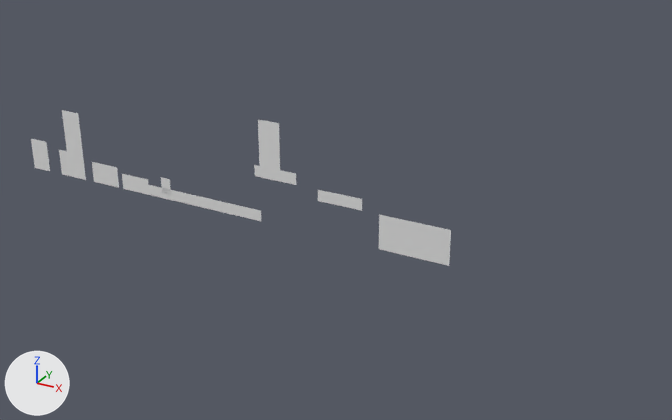
A saved change to the OBJ model Assets/Tiled2Unity/Meshes/Hill_Diff_1_Block_1.obj.
The view is the same before and after, from a camera (50 mm lens) standing at (23.0, -59.7, 20.4) and looking at (-10.4, 1.0, -9.9). The axes (+X, +Y, +Z) are drawn at lower left. The lights are the same throughout. Where no turn or scale is listed for an object, it has been applied to the vertices.

The first picture shows 'Hill_Diff_1_Block_1'.
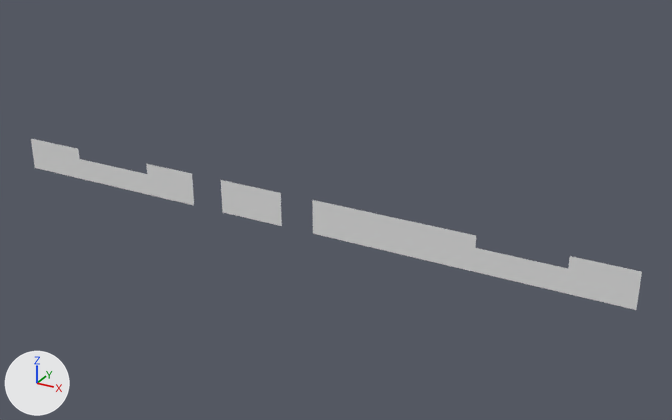
The newer file is also turned or shifted as a whole; pictures and numbers use the older file's frame.

The change, as a diff of the scene's bpy script:
```diff
--- a/Assets/Tiled2Unity/Meshes/Hill_Diff_1_Block_1.obj.py
+++ b/Assets/Tiled2Unity/Meshes/Hill_Diff_1_Block_1.obj.py
@@ me_hill_diff_1_block_1 @@
 # used by ob_hill_diff_1_block_1; location = (0.0, 0.0, 0.0)
-me_hill_diff_1_block_1.from_pydata(...)  # 363 vertices, 251 faces; spans x -43.0..0.0, y 0.0, z -12.0..-3.0
+me_hill_diff_1_block_1.from_pydata(...)  # 679 vertices, 552 faces; spans x -43.0..14.0, y 0.0, z -12.0..-9.0
+# me_hill_diff_1_block_1 part 1: the loose piece of 29 vertices spanning x -17.5..-13.5, y 0.0, z -8.0..-3.0 is deleted
+# me_hill_diff_1_block_1 part 2: 14 vertices moved from x -23.5..-7.5, y 0.0, z -11.5..-8.5 to x -24.5..-7.0, y 0.0, z -10.5..-9.0; 22 vertices removed from x -38.5..-7.5, y 0.0, z -12.0..-5.5; 197 vertices added at x -40.5..-6.5, y 0.0, z -12.0..-9.0
+# me_hill_diff_1_block_1 part 3: 170 vertices added at x 0.5..14.0, y 0.0, z -12.0..-9.0
```

Boxes (x1, y1, x2, y2) around the edits, measured in the pictures (672 x 420 px):
'Hill_Diff_1_Block_1', reshaped (45% wider, 10% taller)
    before: (31, 110, 451, 266)
    after: (31, 139, 642, 310)
part 1 of me_hill_diff_1_block_1, deleted
    before: (254, 120, 296, 185)
part 2 of me_hill_diff_1_block_1, built on
    before: (62, 110, 362, 212)
    after: (46, 142, 379, 249)
part 3 of me_hill_diff_1_block_1, added
    after: (449, 230, 642, 310)
